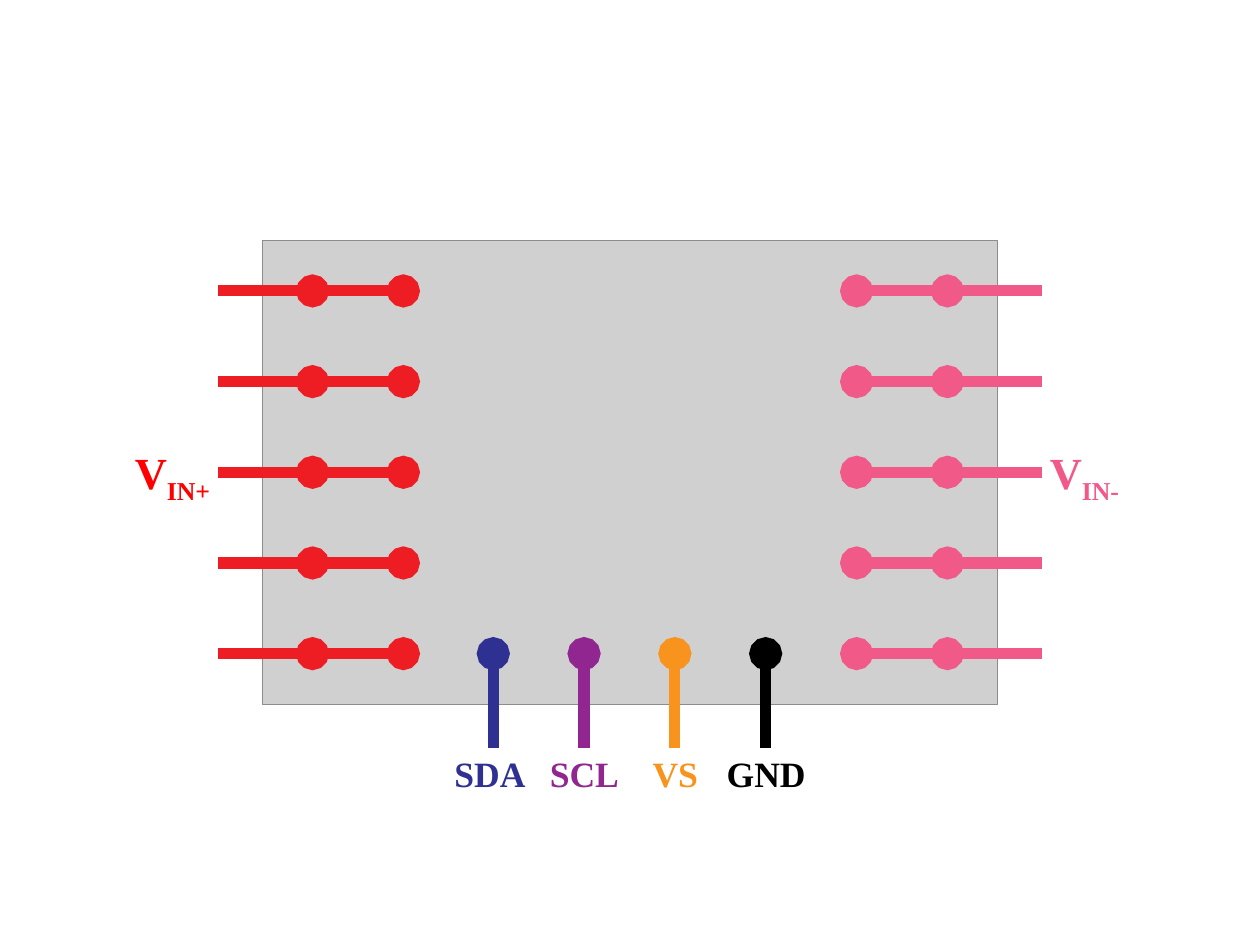
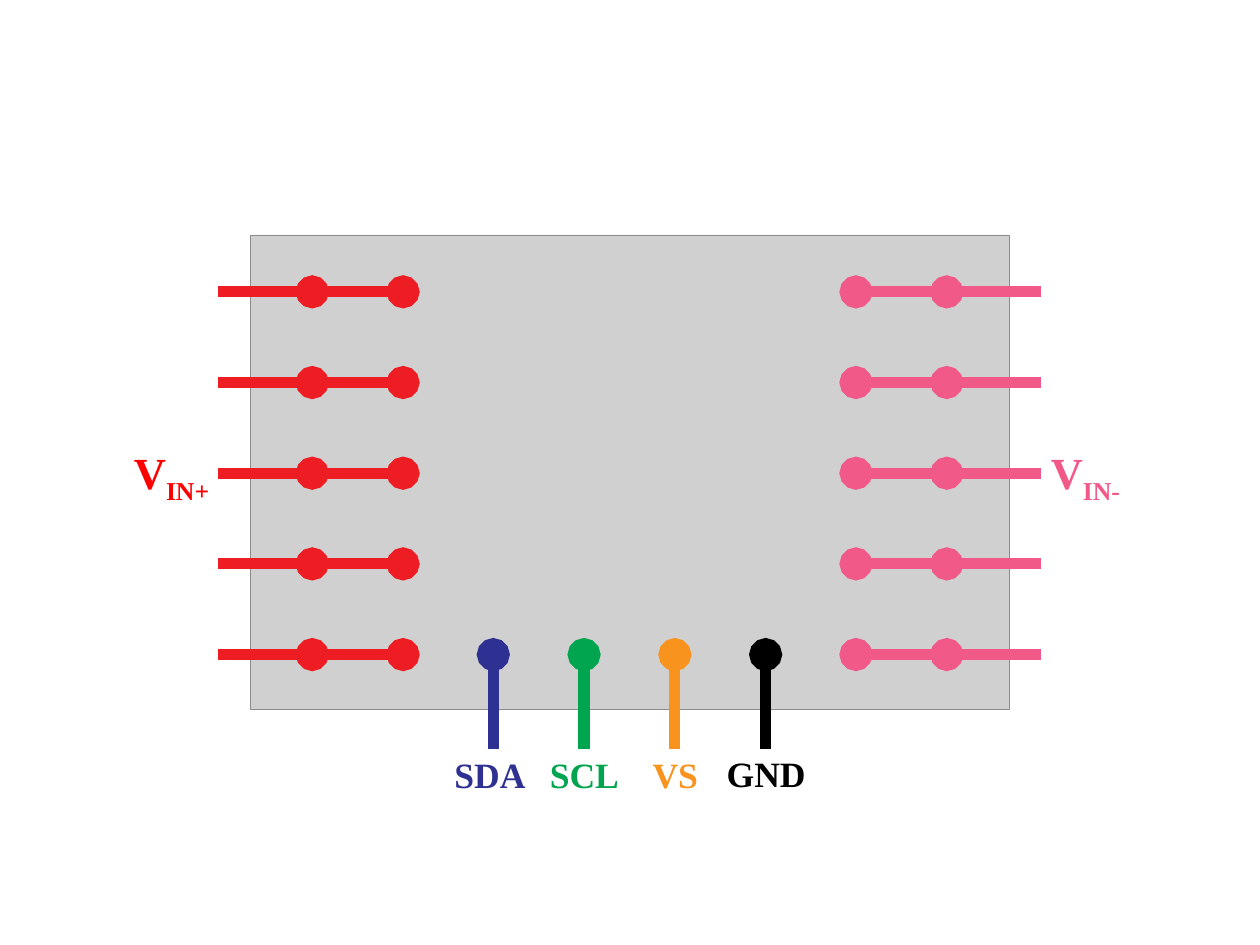
Before and after one commit to SUSTAINA-OP/Power-Monitor-Module, a slide deck: slide 1 of images/pinout.pptx (slide 2 before the commit). Drawn at 1260x945 pixels with LibreOffice and Linux fonts; fonts in the diff are those of the drawing; grey boxes stand for pictures. Boxes give left, top, right and bottom in pixels: in the first picture for what was removed or moved away, otherwise in the second. Text is boxed around its words. In the diff, an @@ line names an element or a change of style, - is before the commit and + after.

```diff
--- a/images/pinout.pptx
+++ b/images/pinout.pptx
@@ picture: place and size @@
-picture at [262,241,998,704]
+picture at [250,235,1010,710]
@@ arrow (584, 654) - (584, 749): stroke #912690 10 pt to #01A54F 10 pt @@
@@ text "SCL" at [550,764,619,789]: text colour #912690 to #01A54F @@
```
Also in this commit, not shown: 2 slides added, 2 slides removed, 3 other files.
